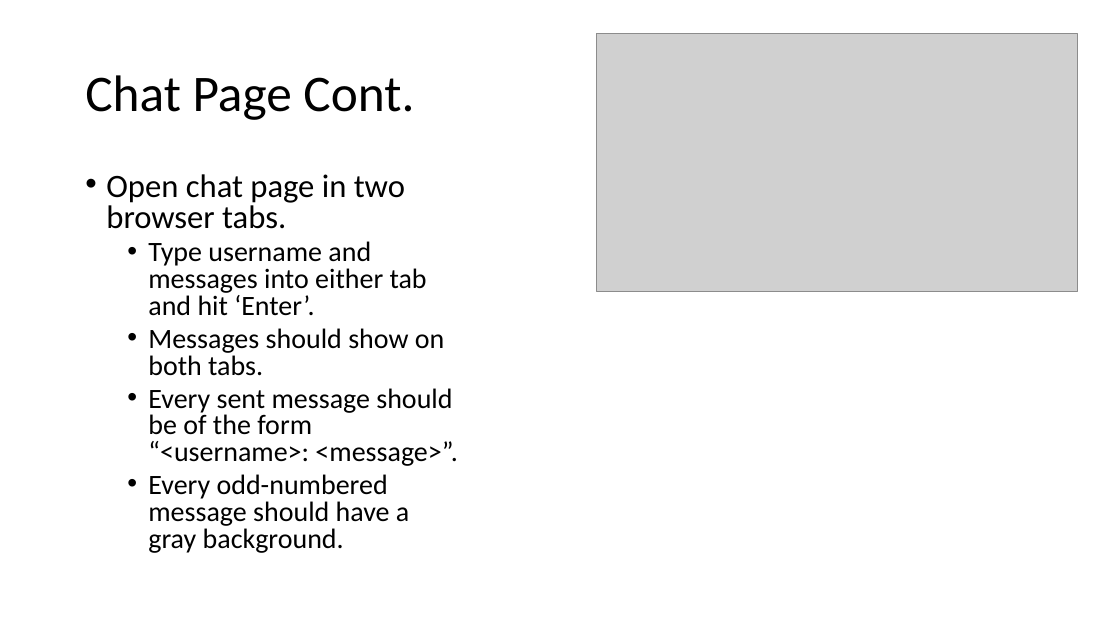
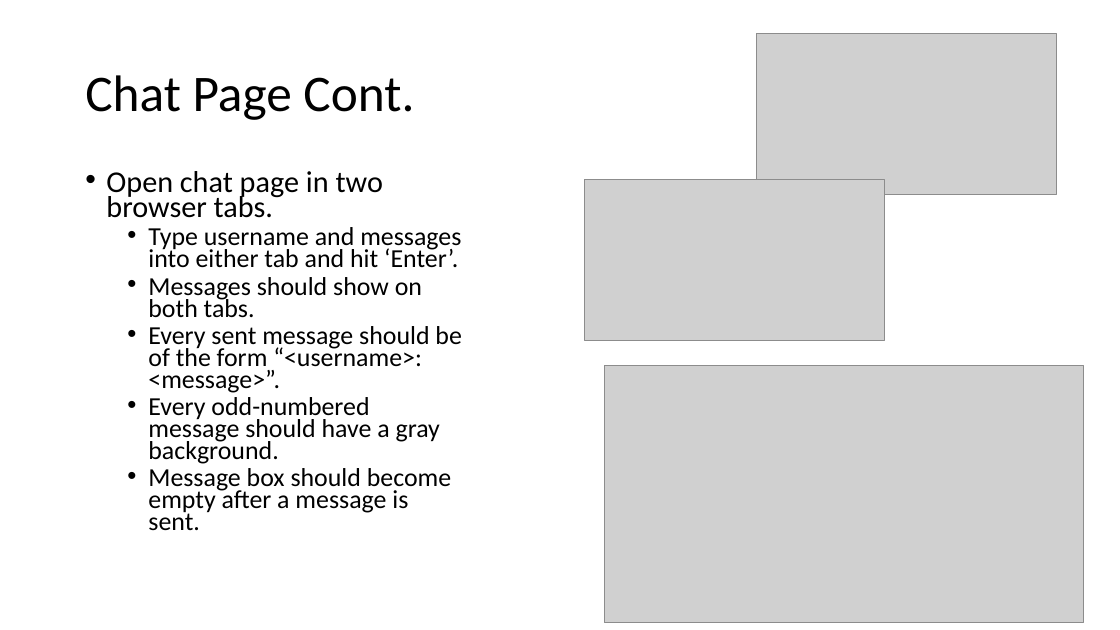
Before and after one commit to tdog191/JamATuna, a slide deck: slide 10 of Test Plan.pptx. Drawn at 1120x630 pixels with LibreOffice and Linux fonts; fonts in the diff are those of the drawing; grey boxes stand for pictures. Boxes give left, top, right and bottom in pixels: in the first picture for what was removed or moved away, otherwise in the second. Text is boxed around its words. In the diff, an @@ line names an element or a change of style, - is before the commit and + after.

Commit message:
Finish updating chat page section in manual test plan.

```diff
--- a/Test Plan.pptx
+++ b/Test Plan.pptx
@@ picture resized from (x1=597, y1=34, x2=1078, y2=292) to (x1=757, y1=34, x2=1057, y2=195) @@
@@ text at (x1=106, y1=171, x2=461, y2=464): size 28 to 25.9 pt in "Open chat page in two browser tabs."; size 24 to 22.2 pt in "Type username and messages into either tab ...", "Messages should show on both tabs.", "Every sent message should be of the ...", "Every odd-numbered message should have a gray ..."; line spacing 0.8 to 0.7 @@
@@ picture added at (x1=585, y1=180, x2=885, y2=341) @@
@@ picture added at (x1=604, y1=365, x2=1084, y2=623) @@
@@ text at (x1=148, y1=468, x2=451, y2=530): paragraph added @@
+  • Message box should become empty after a message is sent.
```
Also in this commit, not shown: 1 slide added.
